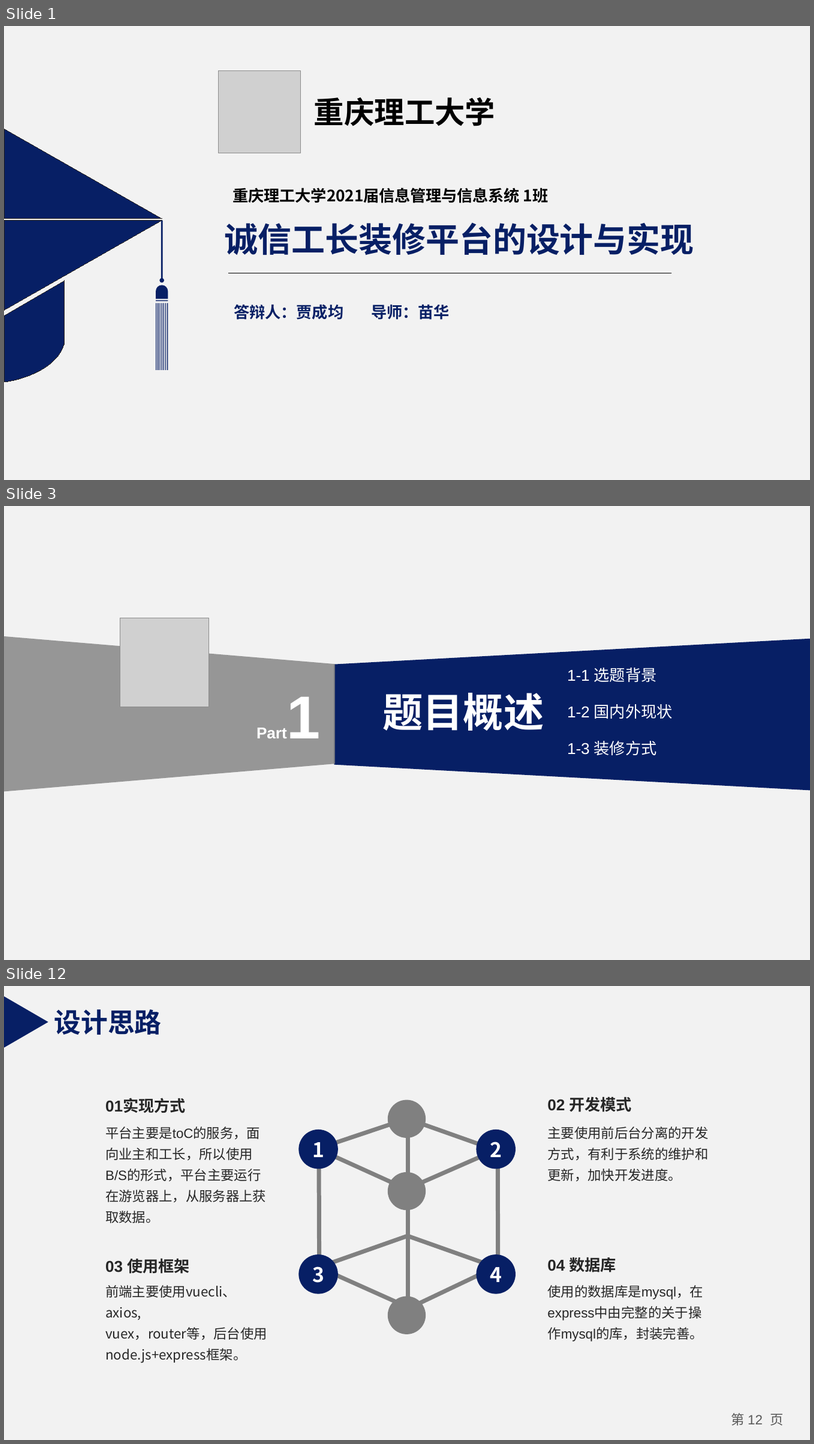
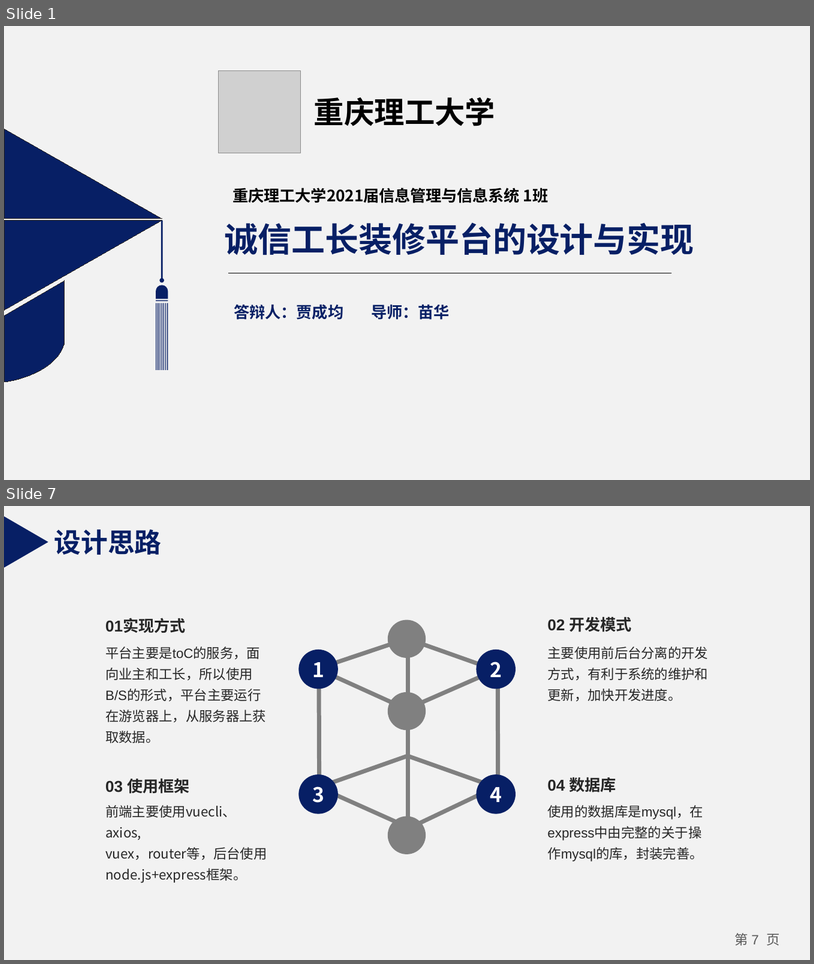
Before and after one commit to 19802358620/Course, a slide deck: 演示ppt/诚信工长装修平台的设计与实现.pptx. Shown one above the other, each under a label of ours: slides 1, 3 and 12 before the commit, slides 1 and 7 after it; the slides between them are not shown. The pictures are 814x1444 and 814x964 pixels, drawn with LibreOffice and Linux fonts; fonts in the diff are those of the drawing; grey boxes stand for pictures. Boxes give left, top, right and bottom in pixels: in the first picture for what was removed or moved away, otherwise in the second. Text is boxed around its words. In the diff, an @@ line names an element or a change of style, - is before the commit and + after.

```diff
--- a/演示ppt/诚信工长装修平台的设计与实现.pptx
+++ b/演示ppt/诚信工长装修平台的设计与实现.pptx
@@ slide 3 removed at [4,506,810,960], background #F2F2F2 @@
@@ picture removed at [120,619,209,707] @@
@@ trapezoid removed at [4,637,336,792] @@
@@ trapezoid removed at [335,639,810,790] @@
@@ text removed at [567,667,657,682] @@
-1-1 选题背景
@@ text removed at [251,675,327,754] @@
-Part1
@@ text removed at [383,693,545,730] @@
-题目概述
@@ text removed at [567,704,672,718] @@
-1-2 国内外现状
@@ text removed at [567,741,657,755] @@
-1-3 装修方式
@@ what was slide 12 is now slide 7 @@
@@ page number at [735,933,780,945]: text changed @@
-第 12 页
+第 7 页
```
Also in this commit, not shown: 5 slides changed, 1 slide added, 5 other slides removed, 33 other files.
